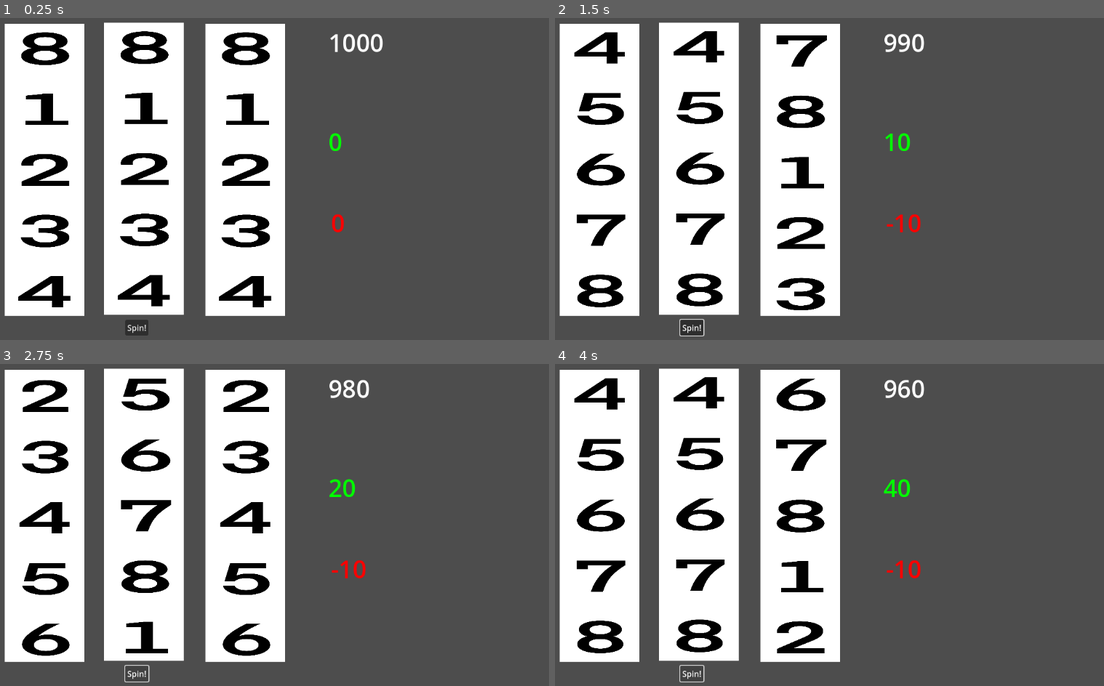
Above: before the commit, frames 1-4 (two rows, left to right).
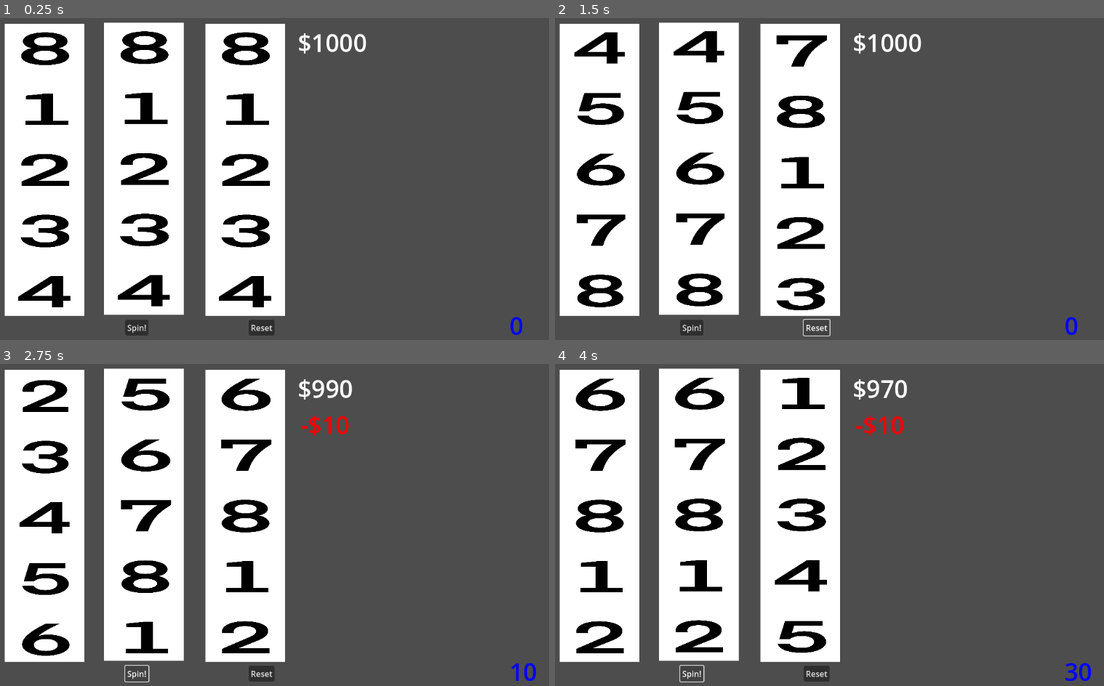
Above: after the commit, the same moments.

Repository: DaTimeKeeper/Slots
Game: Godot game, scene res://SlotWheels.tscn
The game is run twice, just before and just after one commit, with the same random seed, the same clock (stepped at 60 frames per second) and the same inputs.
Inputs (mouse positions are in pixels of both pictures, inside the frame that each line leads up to):
- Up to frame 1 (0.25 s): no input
- Up to frame 2 (1.5 s): click "Spin!" at 0.5 s; click (818, 327) at 1.25 s, where only the run after the commit has a clickable "Reset"
- Up to frame 3 (2.75 s): click "Spin!" at 2 s
- Up to frame 4 (4 s): click "Spin!" at 2.75 s; tap Enter at 3.5 s

The runs differ from the first frame. In frame 1, 0.9% of the frame differs, in the area x 45-96%, y 4-99%; in frame 2, 0.9%; in frame 3, 3.8%; in frame 4, 7.6%, in the area x 3-98%, y 4-99%.

Commit message:
add reset button

Diff:
--- a/SlotWheels.gd
+++ b/SlotWheels.gd
@@ -15,7 +15,7 @@
 # Called when the node enters the scene tree for the first time.
 func _ready():
 	$HiddenBank.text = str(hiddenBank)
-	$MoneyLabel.text = str(moneyValue)
+	$MoneyLabel.text = "$"+str(moneyValue)
 	pass # Replace with function body.
 
 
@@ -68,8 +68,18 @@
 		if WheelOneValue == WheelTwoValue && WheelOneValue == WheelThreeValue:
 			moneyValue += WeightValues[WheelOneValue-1]
 			hiddenBank -= WeightValues[WheelOneValue-1]
-			$Win.text=str(WeightValues[WheelOneValue-1])
+			$Win.text="+$"+str(WeightValues[WheelOneValue-1])
+			$Win.set("theme_override_colors/font_color", Color(0, 1, 0))
 		else:
-			$Win.text="-10"
+			$Win.text="-$10"
+			$Win.set("theme_override_colors/font_color", Color(1, 0, 0))
 	$HiddenBank.text = str(hiddenBank)
-	$MoneyLabel.text = str(moneyValue)
+	$MoneyLabel.text = "$"+str(moneyValue)
+
+
+func _on_reset_button_pressed():
+	moneyValue = 1000
+	hiddenBank = 0
+	$HiddenBank.text = str(hiddenBank)
+	$MoneyLabel.text = "$"+str(moneyValue)
+	$Win.text=""
--- a/SlotWheels.tscn
+++ b/SlotWheels.tscn
@@ -114,16 +114,17 @@
 
 [node name="MoneyLabel" type="Label" parent="."]
 anchors_preset = -1
-anchor_left = 0.39
-anchor_top = 0.104
-anchor_right = 0.39
-anchor_bottom = 0.104
-offset_left = 259.72
-offset_top = -43.392
-offset_right = 299.72
-offset_bottom = 23.608
+anchor_left = 0.615
+anchor_top = 0.089
+anchor_right = 0.615
+anchor_bottom = 0.089
+offset_left = -60.48
+offset_top = -33.672
+offset_right = 33.52
+offset_bottom = 33.328
 theme_override_font_sizes/font_size = 48
-text = "0"
+text = "$0"
+horizontal_alignment = 2
 
 [node name="HiddenBank" type="Label" parent="."]
 anchors_preset = -1
@@ -131,28 +132,42 @@
 anchor_top = 0.234
 anchor_right = 0.635
 anchor_bottom = 0.234
-offset_left = -22.5201
-offset_top = 69.368
-offset_right = 17.4799
-offset_bottom = 136.368
-theme_override_colors/font_color = Color(0, 1, 0, 1)
+offset_left = 336.48
+offset_top = 434.368
+offset_right = 376.48
+offset_bottom = 501.368
+theme_override_colors/font_color = Color(0, 0, 1, 1)
 theme_override_font_sizes/font_size = 48
 text = "0
 "
 
 [node name="Win" type="Label" parent="."]
 anchors_preset = -1
-anchor_left = 0.635
-anchor_top = 0.644
-anchor_right = 0.635
-anchor_bottom = 0.644
-offset_left = -17.5201
-offset_top = -35.312
-offset_right = 22.4799
-offset_bottom = 31.688
+anchor_left = 0.63
+anchor_top = 0.174
+anchor_right = 0.637
+anchor_bottom = 0.174
+offset_left = -72.7601
+offset_top = -16.752
+offset_right = 11.176
+offset_bottom = 50.248
 theme_override_colors/font_color = Color(1, 0, 0, 1)
 theme_override_font_sizes/font_size = 48
-text = "0
-"
+horizontal_alignment = 2
+
+[node name="ResetButton" type="Button" parent="."]
+anchors_preset = 8
+anchor_left = 0.5
+anchor_top = 0.5
+anchor_right = 0.5
+anchor_bottom = 0.5
+offset_left = -25.5
+offset_top = 284.0
+offset_right = 25.5
+offset_bottom = 315.0
+grow_horizontal = 2
+grow_vertical = 2
+text = "Reset"
 
 [connection signal="pressed" from="Button" to="." method="_on_button_pressed"]
+[connection signal="pressed" from="ResetButton" to="." method="_on_reset_button_pressed"]
